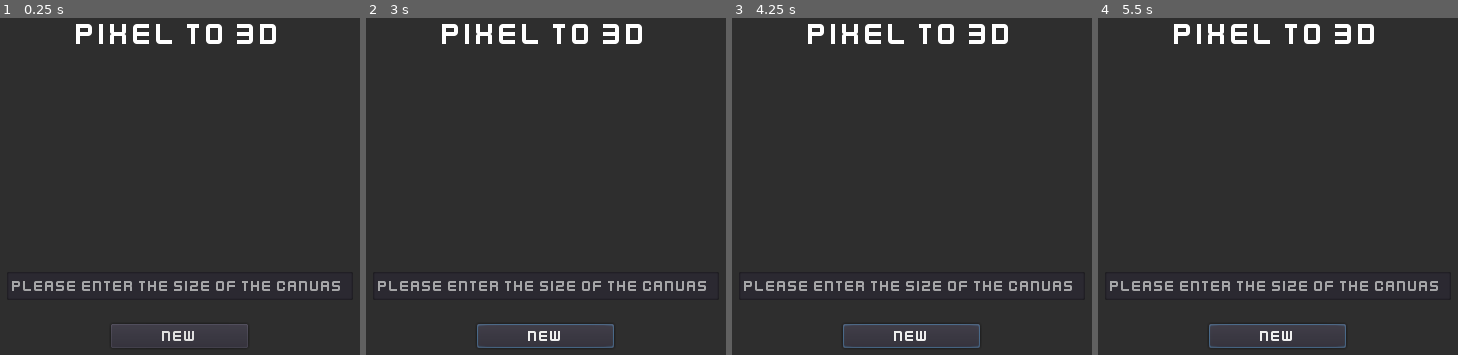
Above: before the commit, frames 1-4 (left to right).
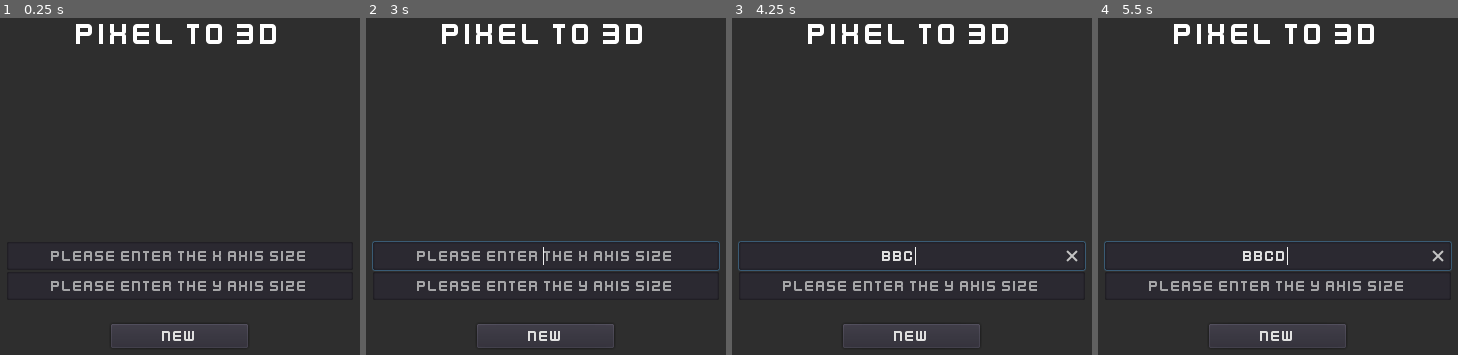
Above: after the commit, the same moments.

Repository: Idristhegr8/Kenshape_copy_test
Game: Godot game, scene res://Main.tscn
Same seed, same stepped clock (60 frames per second), same inputs: the game is played once before the commit and once after it.
Inputs (mouse positions are in pixels of both pictures, inside the frame that each line leads up to):
- Up to frame 1 (0.25 s): no input
- Up to frame 2 (3 s): click "New" at 0.5 s; click "New" at 1.25 s; click "New" at 2 s; tap Enter (ui_accept) at 2.75 s; move the mouse to (686, 253) at 2.77 s; hold A (A) from 2.78 s (still down); click (686, 253) at 2.92 s
- Up to frame 3 (4.25 s): tap Enter (ui_accept) at 3.02, 3.5, 3.77 s; tap B (B) at 3.05, 3.6 s; move the mouse to (782, 317) at 3.52 s; release A (A) at 3.53 s; click (782, 317) at 3.67 s; tap C (C) at 3.8 s
- Up to frame 4 (5.5 s): tap Enter (ui_accept) at 4.25, 5, 5.27 s; move the mouse to (1342, 146) at 4.27 s; hold D (D) 4.28-5.03 s; tap C (C) at 4.35 s; click (1342, 146) at 4.42 s; move the mouse to (outside the picture) at 5.02 s; tap D (D) at 5.1 s; click (outside the picture) at 5.17 s; tap E (E) at 5.3 s

The runs differ from the first frame. In frame 1, 2.3% of the frame differs, in the area x 3-95%, y 69-82%; in frame 2, 3.2%, in the area x 1-99%, y 66-98%; in frame 3, 2.5%; in frame 4, 2.5%.

Commit message:
Added support for different sized canvas
Added the feature to use different size of canvas, ex: (16, 32) etc. Also added a new tool, color picker tool and made the tool selection work proper. (If you hit C and then hit D nothing happens, you have to hit C again.) Added zoom and camera movement if the canvas is greater than 10.

Diff:
--- a/Drawing_board.gd
+++ b/Drawing_board.gd
@@ -1,4 +1,6 @@
 extends Node2D
+
+var max_zoom: Vector2
 
 # warning-ignore:unused_signal
 signal depth()
@@ -7,7 +9,8 @@
 
 enum{
 	pencil,
-	eraser
+	eraser,
+	color_picker
 }
 
 var state = pencil
@@ -23,7 +26,7 @@
 		var extra_y: int = Global.drawing_board.y-10
 		for y in extra_y:
 			$UI.rect_size.y += 64
-			$Camera2D.zoom.y += 0.1
+#			$Camera2D.zoom.y += 0.1
 			$UI/ColorPicker.rect_scale.y += 0.1
 #			$UI/FileDialog.rect_scale.y += 0.1
 			$UI/ColorPicker.rect_global_position.y -= 23.1
@@ -33,7 +36,7 @@
 		var extra_x: int = Global.drawing_board.x-10
 		for x in extra_x:
 			$UI.rect_size.x += 64
-			$Camera2D.zoom.x += 0.1
+#			$Camera2D.zoom.x += 0.1
 			$UI/ColorPicker.rect_scale.x += 0.1
 #			$UI/FileDialog.rect_scale.x += 0.1
 			$UI/ColorPicker.rect_global_position.x -= 16.8
@@ -53,6 +56,14 @@
 	if Global.drawing_board.x > 10:
 		$BG.rect_size = Global.drawing_board
 
+	$Camera2D.limit_bottom = Global.drawing_board.y*64+32
+	$Camera2D.limit_right = Global.drawing_board.x*64+32
+	if Global.drawing_board.x > Global.drawing_board.y:
+		$Camera2D.zoom = Vector2(Global.drawing_board.y/10, Global.drawing_board.y/10)
+		max_zoom = Vector2(Global.drawing_board.y/10, Global.drawing_board.y/10)
+	else:
+		max_zoom = Vector2(Global.drawing_board.x/10, Global.drawing_board.x/10)
+		$Camera2D.zoom = Vector2(Global.drawing_board.x/10, Global.drawing_board.x/10)
 
 # warning-ignore:unused_argument
 func _process(delta: float) -> void:
@@ -75,9 +86,31 @@
 # warning-ignore:return_value_discarded
 		get_tree().change_scene("res://Spatial.tscn")
 	if Input.is_action_just_pressed("E") and not is_saving:
+		$Pixel.hide()
+		$Pixel_outline.show()
 		state = eraser
 	if Input.is_action_just_pressed("P") and not is_saving:
+		$Pixel.show()
+		$Pixel_outline.hide()
 		state = pencil
+	if Input.is_action_just_pressed("O") and not is_saving:
+		$Pixel.hide()
+		$Pixel_outline.show()
+		state = color_picker
+
+	if Input.is_action_pressed("Q") and $Camera2D.zoom > Vector2(1, 1):
+		$Camera2D.zoom -= Vector2(0.1, 0.1)
+	elif Input.is_action_pressed("W") and $Camera2D.zoom < max_zoom:
+		$Camera2D.zoom += Vector2(0.1, 0.1)
+
+	if Input.is_action_pressed("ui_up"):
+		$Camera2D.global_position.y -= 20
+	if Input.is_action_pressed("ui_down"):
+		$Camera2D.global_position.y += 20
+	if Input.is_action_pressed("ui_right"):
+		$Camera2D.global_position.x += 20
+	if Input.is_action_pressed("ui_left"):
+		$Camera2D.global_position.x -= 20
 
 # warning-ignore:unused_argument
 func _input(event: InputEvent) -> void:
@@ -90,13 +123,18 @@
 		for pixel_dat in Global.pixels:
 			if Vector2(pixel_dat.x, pixel_dat.y) == grid_pos:
 				Global.pixels.erase(pixel_dat)
+	if Input.is_mouse_button_pressed(BUTTON_LEFT) and state == color_picker:
+		for pixel in $Pixels.get_children():
+			if pixel.global_position == grid_pos:
+				$UI._Color = pixel.modulate
+				$Pixel.modulate = pixel.modulate
 
 func add_p() -> void:
 	var pixels: Array = get_tree().get_nodes_in_group("Pixel")
 	for pixel in pixels:
 		if pixel.global_position == grid_pos:
 			pixel.queue_free()
-	if not grid_pos.x > Global.drawing_board.x*64 and not grid_pos.y > Global.drawing_board.y*64 and not grid_pos.x < 0 and not grid_pos.y < 0:
+	if not grid_pos.x > Global.drawing_board.x*64 and not grid_pos.y > Global.drawing_board.y*64 and not grid_pos.x < 64 and not grid_pos.y < 64:
 		var node: Sprite = load("res://Pixel.tscn").instance()
 		node.global_position = grid_pos
 		node.modulate = $UI._Color
--- a/Drawing_board.tscn
+++ b/Drawing_board.tscn
@@ -1,10 +1,12 @@
-[gd_scene load_steps=8 format=2]
+[gd_scene load_steps=10 format=2]
 
 [ext_resource path="res://Drawing_board.gd" type="Script" id=1]
 [ext_resource path="res://White_bg.png" type="Texture" id=2]
 [ext_resource path="res://UI.gd" type="Script" id=3]
 [ext_resource path="res://kenvector_future_thin.ttf" type="DynamicFontData" id=4]
 [ext_resource path="res://Transparent_bg.png" type="Texture" id=5]
+[ext_resource path="res://Pixel_outline.png" type="Texture" id=6]
+[ext_resource path="res://Pixel_outline.gd" type="Script" id=7]
 
 [sub_resource type="RectangleShape2D" id=1]
 extents = Vector2( 8, 8 )
@@ -44,10 +46,21 @@
 [node name="CollisionShape2D" type="CollisionShape2D" parent="Pixel/Area2D"]
 shape = SubResource( 1 )
 
+[node name="Pixel_outline" type="Sprite" parent="."]
+pause_mode = 2
+visible = false
+position = Vector2( -2.05636e-06, 1.90735e-06 )
+scale = Vector2( 4, 4 )
+texture = ExtResource( 6 )
+script = ExtResource( 7 )
+
 [node name="Camera2D" type="Camera2D" parent="."]
 position = Vector2( 32, 32 )
 anchor_mode = 0
 current = true
+limit_left = 32
+limit_top = 32
+limit_smoothed = true
 
 [node name="UI" type="Control" parent="."]
 pause_mode = 2
@@ -69,10 +82,10 @@
 anchor_top = 0.5
 anchor_right = 0.5
 anchor_bottom = 0.5
-margin_left = -164.0
-margin_top = -227.0
-margin_right = 172.0
-margin_bottom = 235.0
+margin_left = -160.0
+margin_top = -223.0
+margin_right = 176.0
+margin_bottom = 239.0
 __meta__ = {
 "_edit_use_anchors_": false
 }
--- a/Main.gd
+++ b/Main.gd
@@ -3,7 +3,11 @@
 
 
 func _on_New_pressed() -> void:
-	if $Canvas_size.text.is_valid_integer():
-		Global.drawing_board = Vector2(int($Canvas_size.text), int($Canvas_size.text))
+#	if $Canvas_size.text.is_valid_integer():
+#		Global.drawing_board = Vector2(int($Canvas_size.text), int($Canvas_size.text))
+	if $X.text.is_valid_integer():
+		Global.drawing_board.x = int($X.text)
+	if $Y.text.is_valid_integer():
+		Global.drawing_board.y = int($Y.text)
 # warning-ignore:return_value_discarded
 		get_tree().change_scene("res://Drawing_board.tscn")
--- a/Main.tscn
+++ b/Main.tscn
@@ -39,7 +39,27 @@
 custom_fonts/font = SubResource( 1 )
 text = "Pixel to 3D"
 
-[node name="Canvas_size" type="LineEdit" parent="."]
+[node name="X" type="LineEdit" parent="."]
+anchor_left = 0.5
+anchor_top = 0.5
+anchor_right = 0.5
+anchor_bottom = 0.5
+margin_left = -172.0
+margin_top = -44.0
+margin_right = 174.0
+margin_bottom = -16.0
+custom_fonts/font = SubResource( 2 )
+align = 1
+max_length = 4
+clear_button_enabled = true
+placeholder_text = "Please enter the x axis size"
+placeholder_alpha = 0.676
+caret_blink = true
+__meta__ = {
+"_edit_use_anchors_": false
+}
+
+[node name="Y" type="LineEdit" parent="."]
 anchor_left = 0.5
 anchor_top = 0.5
 anchor_right = 0.5
@@ -49,9 +69,10 @@
 margin_right = 174.0
 margin_bottom = 14.0
 custom_fonts/font = SubResource( 2 )
-max_length = 2
+align = 1
+max_length = 4
 clear_button_enabled = true
-placeholder_text = "Please enter the size of the canvas"
+placeholder_text = "Please enter the y axis size"
 placeholder_alpha = 0.676
 caret_blink = true
 __meta__ = {
--- /dev/null
+++ b/Pixel_outline.gd
@@ -0,0 +1,5 @@
+extends Sprite
+
+func _process(delta: float) -> void:
+	var mouse_pos: Vector2 = get_global_mouse_position()
+	global_position = mouse_pos.snapped(Vector2(64, 64))
--- a/Save_image_dialogue.gd
+++ b/Save_image_dialogue.gd
@@ -205,25 +205,6 @@
 			else:
 				$FilesAndFolders.set_item_icon(files.find(file), load("res://File.png"))
 
-#func _on_FilesAndFolders_item_selected(index: int) -> void:
-#
-#	var dir: Directory = Directory.new()
-#	if index_selected != index:
-#		index_selected = index
-#		path = path + "/" + _files[index]
-#	elif dir.dir_exists(OS.get_system_dir(OS.SYSTEM_DIR_DOWNLOADS) + "/" + _files[index]):
-#		index_selected = -1
-#		var files: Array = []
-#		files = get_files(path)
-##		files.sort()
-#
-#		for file in files:
-#			$FilesAndFolders.add_item(file)
-#			if dir.dir_exists(path + "/" + file):
-#				$FilesAndFolders.set_item_icon(files.find(file), load("res://Folder.png"))
-#			else:
-#				$FilesAndFolders.set_item_icon(files.find(file), load("res://File.png"))
-
 func _on_Up_pressed() -> void:
 	change_file()
 
--- a/UI.gd
+++ b/UI.gd
@@ -1,48 +1,49 @@
 extends Control
 
 var password: String = "its78652"
-
+var mode: String = ""
 var _Color: Color = Color("ffffff")
 
 # warning-ignore:unused_argument
 func _process(delta: float) -> void:
 	if Input.is_action_just_pressed("C") and not get_parent().is_saving:
-		if $ColorPicker.visible:
+		if $ColorPicker.visible and mode == "Color":
 			$ColorPicker.hide()
 			get_tree().paused = false
 			get_parent().get_node("Pixel").modulate = _Color
 			get_parent().get_node("Pixel").show()
 		else:
+			mode = "Color"
 			get_parent().get_node("Pixel").hide()
 			$ColorPicker.show()
 			get_tree().paused = true
 
+
+
 	if Input.is_action_just_pressed("D") and not get_parent().is_saving:
-		if get_tree().paused:
+		if get_tree().paused and mode == "Depth":
 			get_parent().emit_signal("depth", false)
 			get_tree().paused = false
 			get_parent().get_node("Pixel").show()
 		else:
+			mode = "Depth"
 			get_parent().emit_signal("depth", true)
 			get_tree().paused = true
 			get_parent().get_node("Pixel").hide()
 
 	if not Input.is_action_pressed("Command") and Input.is_action_just_pressed("S") and not get_parent().is_saving:
-		if get_tree().paused:
+		if get_tree().paused and mode == "Symmetry":
 			get_parent().emit_signal("depth_symmetry", false)
 			get_tree().paused = false
 			get_parent().get_node("Pixel").show()
 		else:
+			mode = "Symmetry"
 			get_parent().emit_signal("depth_symmetry", true)
 			get_tree().paused = true
 			get_parent().get_node("Pixel").hide()
 
 	if Input.is_action_pressed("Command") and Input.is_action_just_pressed("S"):
-		if get_tree().paused:
-			get_parent().is_saving = false
-			get_tree().paused = false
-			get_parent().get_node("Pixel").show()
-		else:
+		if not get_tree().paused:
 			var save_dialogue = load("res://Save_image_dialogue.tscn").instance()
 			add_child(save_dialogue)
 			get_parent().is_saving = true
@@ -50,10 +51,7 @@
 			get_parent().get_node("Pixel").hide()
 
 	if Input.is_action_pressed("Command") and Input.is_action_just_pressed("L") and not get_parent().is_saving:
-		if get_tree().paused:
-			get_tree().paused = false
-			get_parent().get_node("Pixel").show()
-		else:
+		if not get_tree().paused:
 			var save_dialogue = load("res://Select_file_dialogue.tscn").instance()
 			add_child(save_dialogue)
 			get_tree().paused = true
--- a/project.godot
+++ b/project.godot
@@ -120,6 +120,11 @@
 "events": [ Object(InputEventKey,"resource_local_to_scene":false,"resource_name":"","device":0,"alt":false,"shift":false,"control":false,"meta":false,"command":false,"pressed":false,"scancode":0,"physical_scancode":76,"unicode":0,"echo":false,"script":null)
  ]
 }
+O={
+"deadzone": 0.5,
+"events": [ Object(InputEventKey,"resource_local_to_scene":false,"resource_name":"","device":0,"alt":false,"shift":false,"control":false,"meta":false,"command":false,"pressed":false,"scancode":0,"physical_scancode":79,"unicode":0,"echo":false,"script":null)
+ ]
+}
 
 [physics]
 
Binary file added: Pixel_outline.png
Not shown, added: Pixel_outline.png.import
Not shown, changed: .DS_Store
